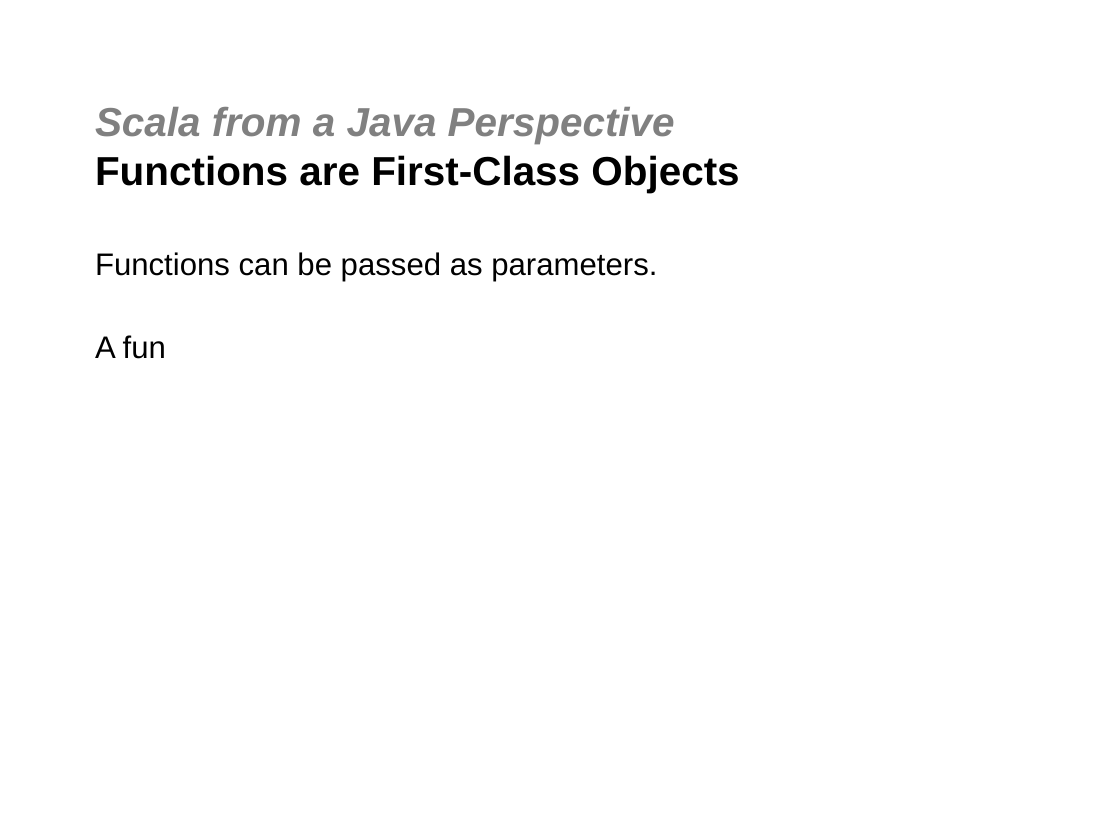
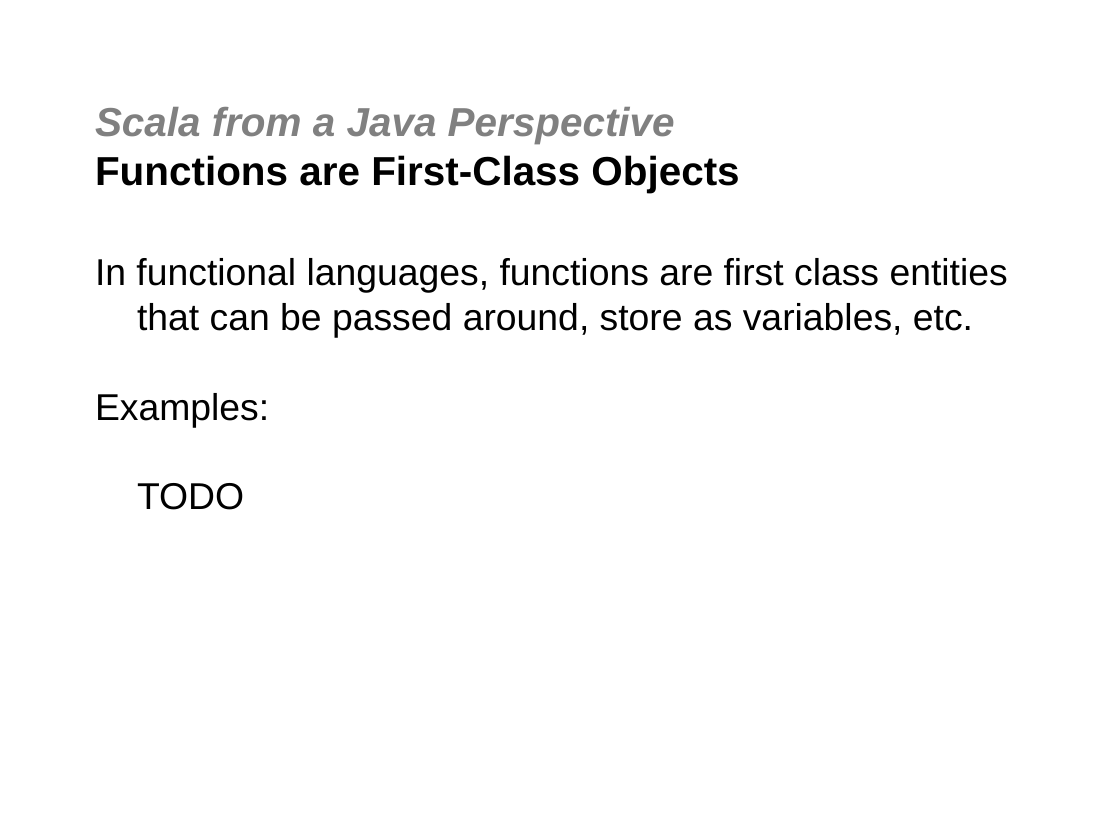
Before and after one commit to jgoodsen/agile2010, a slide deck: slide 15 of 03-scala.ppt. Drawn at 1120x840 pixels with LibreOffice and Linux fonts; fonts in the diff are those of the drawing; background and template pictures are left out. Boxes give left, top, right and bottom in pixels: in the first picture for what was removed or moved away, otherwise in the second. Text is boxed around its words. In the diff, an @@ line names an element or a change of style, - is before the commit and + after.

```diff
--- a/03-scala.ppt
+++ b/03-scala.ppt
@@ text at (95,258,1008,510): text changed; size 20 to 24 pt @@
-Functions can be passed as parameters.
-A fun
+In functional languages, functions are first class entities that can be passed around, store as variables, etc.
+Examples:
+TODO
```
Also in this commit, not shown: 16 other slides changed, 9 slides added, 1 slide removed, 7 other files.
